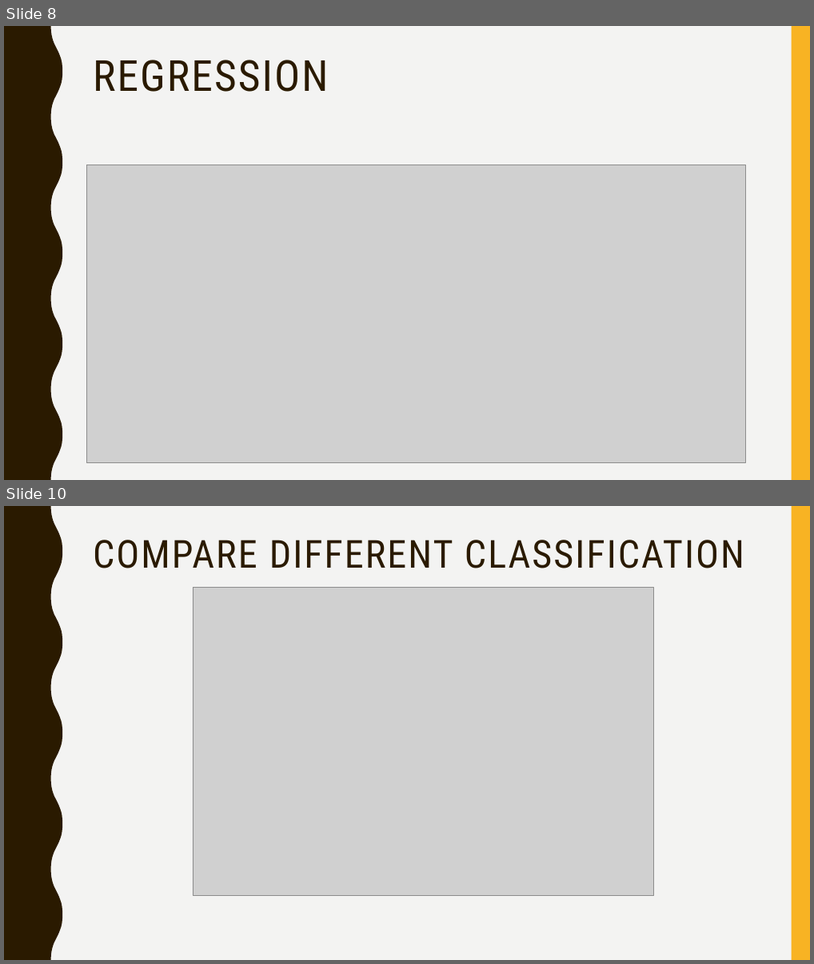
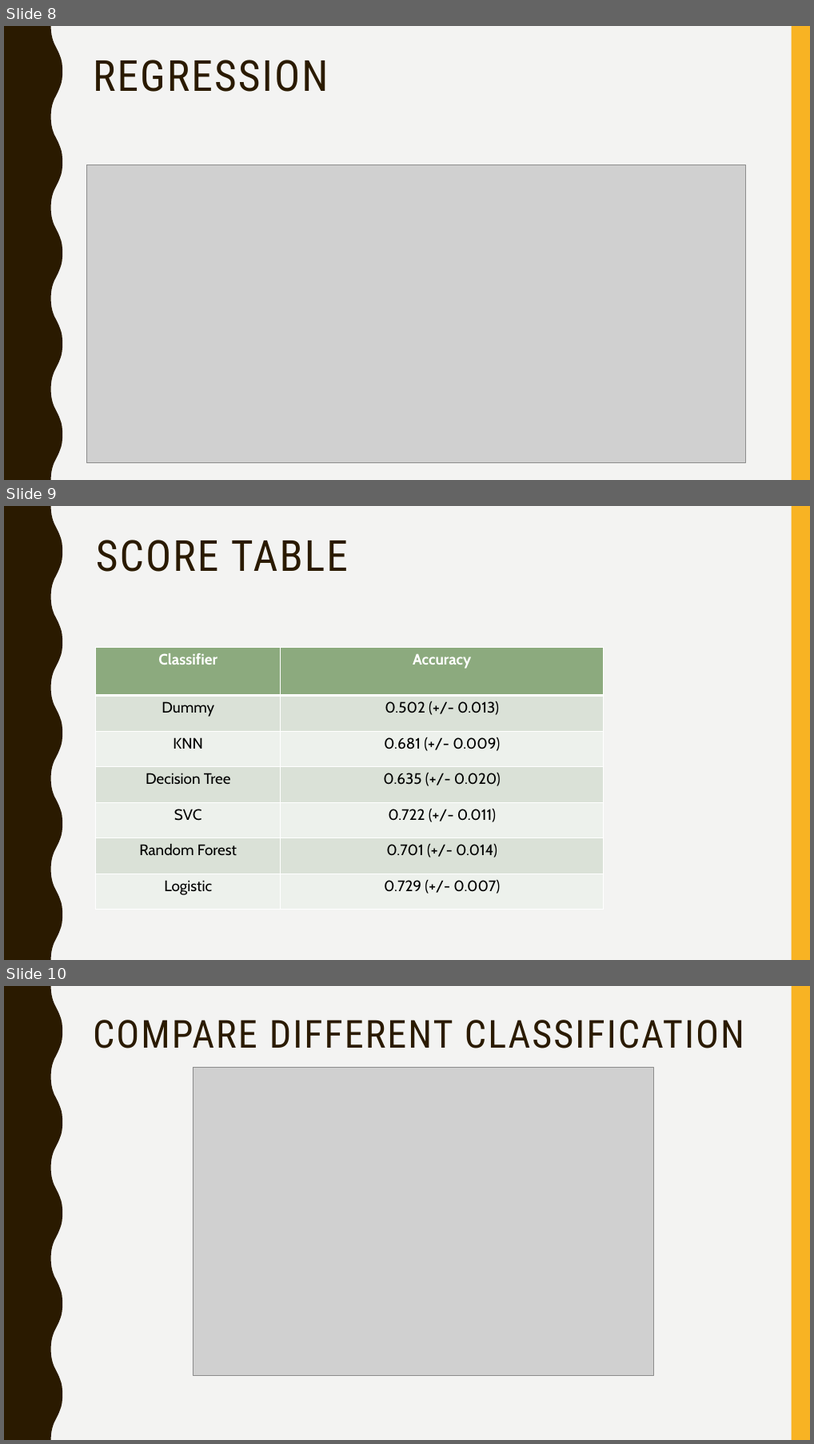
Before and after one commit to haonanou/MachineLearning_FinalProject, a slide deck: slides/ppt.pptx. Shown one above the other, each under a label of ours: slides 8 and 10 before the commit, slides 8, 9 and 10 after it; the slides between them are not shown. The pictures are 814x964 and 814x1444 pixels, drawn with LibreOffice and Linux fonts; fonts in the diff are those of the drawing; grey boxes stand for pictures. Boxes give left, top, right and bottom in pixels: in the first picture for what was removed or moved away, otherwise in the second. Text is boxed around its words. In the diff, an @@ line names an element or a change of style, - is before the commit and + after.

Commit message:
add a slide

```diff
--- a/slides/ppt.pptx
+++ b/slides/ppt.pptx
@@ slide 9 added at [4,506,810,960], background #F3F3F2; not listed: 2 template elements that a slide beside it also shows @@
@@ title added at [96,540,348,572], 51 pt, text #2A1A00 @@
+SCORE TABLE
@@ table added at [96,647,604,909], 7 rows, 2 columns @@
+Classifier | Accuracy
+Dummy | 0.502 (+/- 0.013)
+KNN | 0.681 (+/- 0.009)
+Decision Tree | 0.635 (+/- 0.020)
+SVC | 0.722 (+/- 0.011)
+Random Forest | 0.701 (+/- 0.014)
+Logistic | 0.729 (+/- 0.007)
```
Also in this commit, not shown: 1 slide removed.
